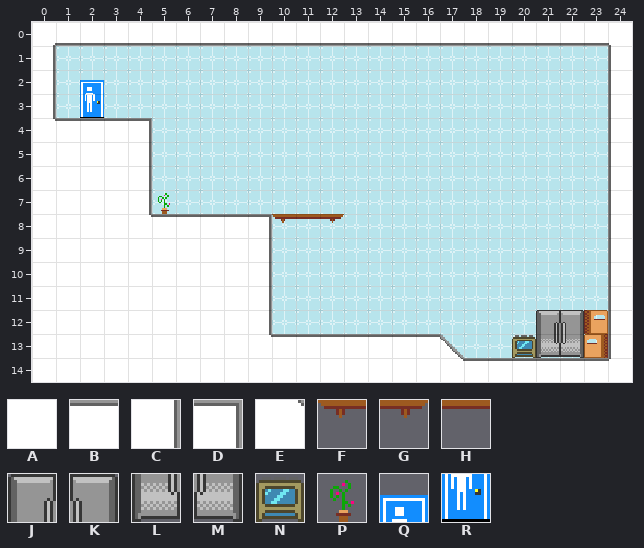
An edit to a level. Tiled map, assets/data/2.tmx. Above is the file before it was changed.
Cells are 16x16 px. Shown: x 0..24, y 0..14.
Key: from "base": A 1, B 2, C 2 turned 90, D 3, E 4, F 13, G 13 flipped left-right, H 14, J 17, K 17 flipped left-right, L 25, M 25 flipped left-right, N 27, P 31, Q 32, R 40.
_ is an empty cell.
Layers that did not change in this view are not listed.
Layer "collidables" before, first column x 0:
 1 C______________
 2 C______________
 3 C______________
 4 EBBBD__________
 5 AAAAC__________
 6 AAAAC__________
 7 AAAAC__________
 8 AAAAEBBBBDFHG__
 9 AAAAAAAAAC_____
10 AAAAAAAAAC_____
11 AAAAAAAAAC_____
12 AAAAAAAAAC_____
13 AAAAAAAAAEBBBBB
14 AAAAAAAAAAAAAAA
Layer "furniture" before, first column x 0:
 0 _________________________
 1 _________________________
 2 __Q______________________
 3 __R______________________
 4 _________________________
 5 _________________________
 6 _________________________
 7 _________________________
 8 _________________________
 9 _________________________
10 _________________________
11 _________________________
12 _____________________JK__
13 ____________________NLM__
14 _________________________
Now the later version:
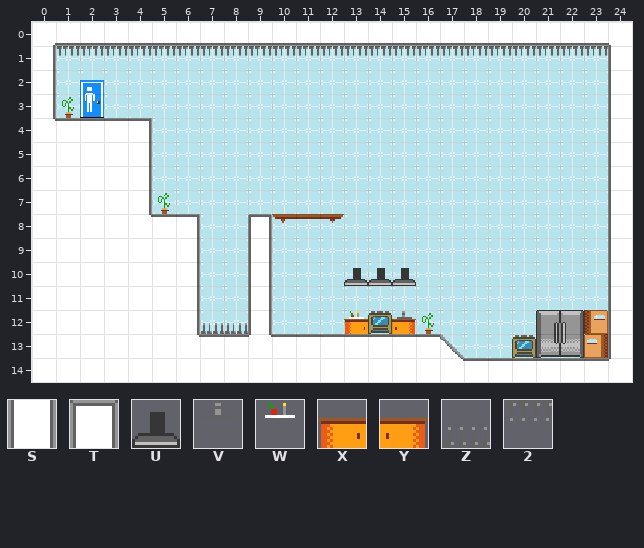
Further tiles: from "ld-32": S 11, T 12, U 19, V 20, W 21, X 28, Y 28 flipped left-right, Z 33, 2 33 flipped up-down.
Changes in this commit:
Layer "collidables":
The edit turns tile A into tile B in row 13 at x 7 to 8.
The edit turns tile A into tile C in rows 9 to 12 at x 6.
The edit turns tile B into tile D in row 8 at x 6.
The edit turns tile C into tile S in rows 9 to 12 at x 9.
The edit turns tile D into tile T in row 8 at x 9.
The edit erases tile A in rows 9 to 12 at x 7 to 8.
The edit erases tile B in row 8 at x 7 to 8.
Layer "furniture":
There is now tile 2 in row 1 at x 1 to 23.
There is now tile N in row 12 at x 14.
There is now tile U in row 10 at x 13 to 15.
There is now tile X in row 12 at x 13.
There is now tile Y in row 12 at x 15.
There is now tile Z in row 12 at x 7 to 8.
Layer "decoratives":
There is now tile P in row 3 at x 1; in row 12 at x 16.
There is now tile V in row 12 at x 15.
There is now tile W in row 12 at x 13.
